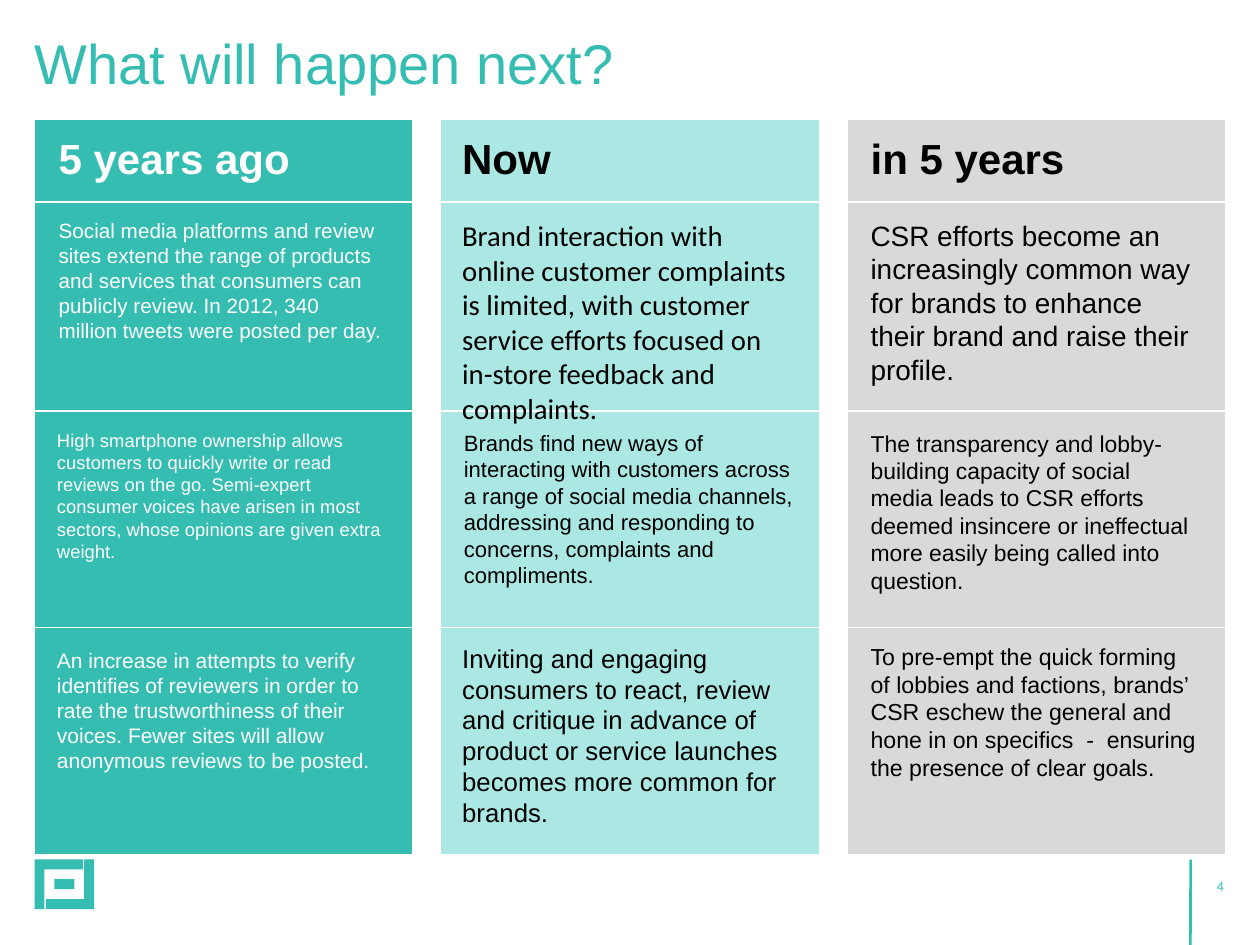
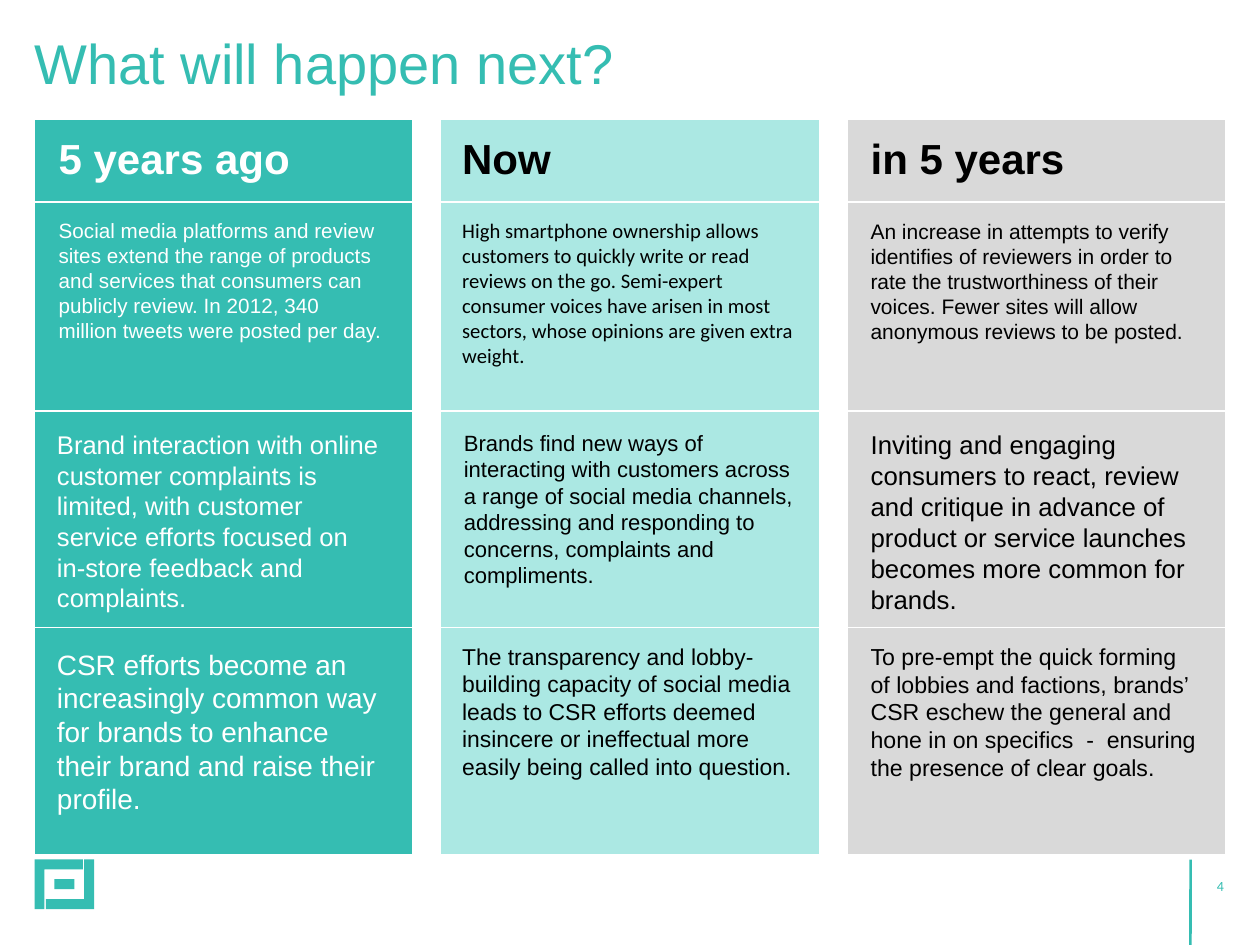
Before and after one commit to stylefoundry/powerpoint, a slide deck: slide 4 of samples/pptx/test-output.pptx. Drawn at 1260x945 pixels with LibreOffice and Linux fonts; fonts in the diff are those of the drawing. Boxes give left, top, right and bottom in pixels: in the first picture for what was removed or moved away, otherwise in the second. Text is boxed around its words. In the diff, an @@ line names an element or a change of style, - is before the commit and + after.

```diff
--- a/samples/pptx/test-output.pptx
+++ b/samples/pptx/test-output.pptx
@@ text at [462, 223, 793, 367]: text changed; size 16.4 to 11.9 pt @@
-Brand interaction with online customer complaints is limited, with customer service efforts focused on in-store feedback and complaints.
+High smartphone ownership allows customers to quickly write or read reviews on the go. Semi-expert consumer voices have arisen in most sectors, whose opinions are given extra weight.
@@ text at [871, 223, 1183, 344]: text changed; size 16 to 12 pt @@
-CSR efforts become an increasingly common way for brands to enhance their brand and raise their profile.
+An increase in attempts to verify identifies of reviewers in order to rate the trustworthiness of their voices. Fewer sites will allow anonymous reviews to be posted.
@@ text at [57, 435, 378, 613]: text changed; size 10.5 to 14.6 pt @@
-High smartphone ownership allows customers to quickly write or read reviews on the go. Semi-expert consumer voices have arisen in most sectors, whose opinions are given extra weight.
+Brand interaction with online customer complaints is limited, with customer service efforts focused on in-store feedback and complaints.
@@ text at [871, 435, 1186, 610]: text changed; size 13.1 to 14.7 pt @@
-The transparency and lobby-building capacity of social media leads to CSR efforts deemed insincere or ineffectual more easily being called into question.
+Inviting and engaging consumers to react, review and critique in advance of product or service launches becomes more common for brands.
@@ text at [57, 654, 377, 814]: text changed; size 12 to 16 pt @@
-An increase in attempts to verify identifies of reviewers in order to rate the trustworthiness of their voices. Fewer sites will allow anonymous reviews to be posted.
+CSR efforts become an increasingly common way for brands to enhance their brand and raise their profile.
@@ text at [462, 648, 792, 780]: text changed; size 14.7 to 13.1 pt @@
-Inviting and engaging consumers to react, review and critique in advance of product or service launches becomes more common for brands.
+The transparency and lobby-building capacity of social media leads to CSR efforts deemed insincere or ineffectual more easily being called into question.
```
Also in this commit, not shown: 1 other slide changed, 4 other files.
